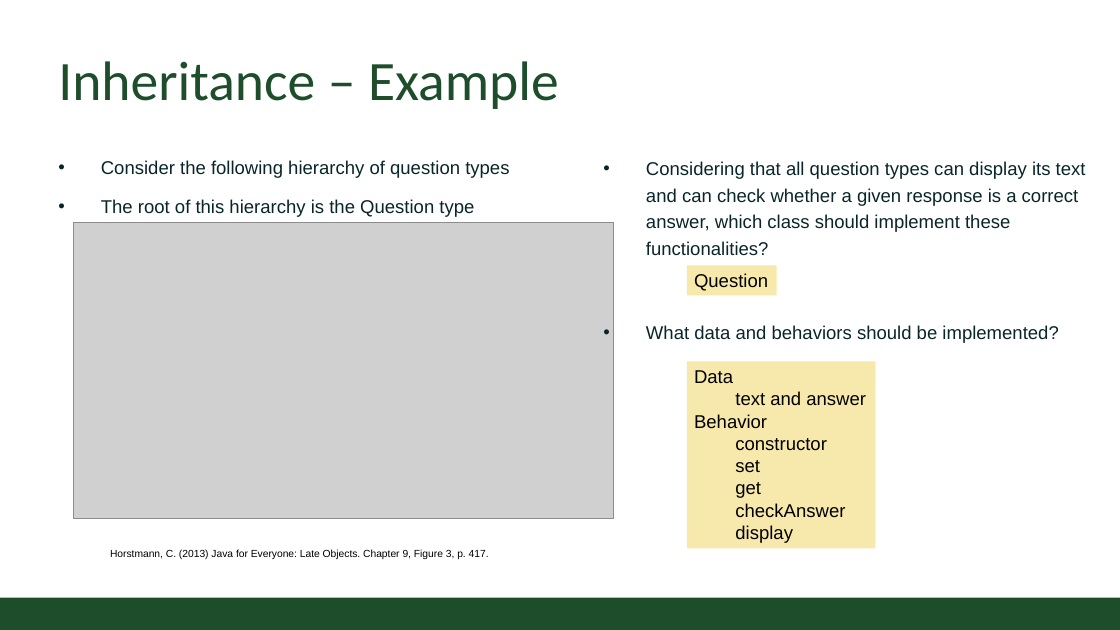
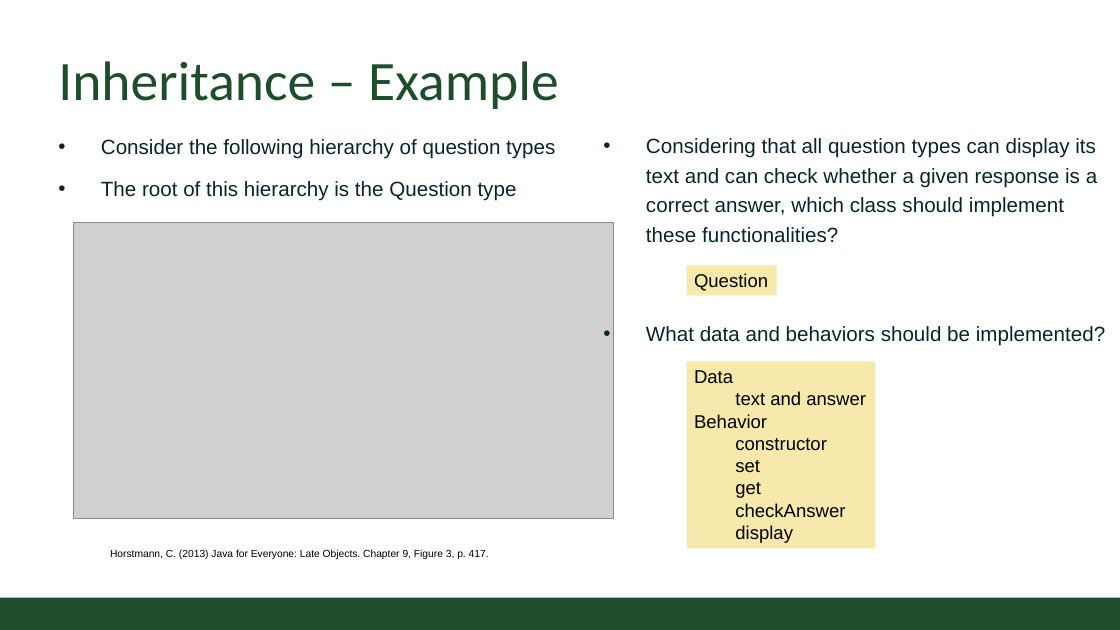
Before and after one commit to CSU-CompSci-CS163-4/Handouts, a slide deck: slide 5 of slides/On-Campus/07_03_Inheritance.pptx. Drawn at 1120x630 pixels with LibreOffice and Linux fonts; fonts in the diff are those of the drawing; grey boxes stand for pictures; background and template pictures are left out. Boxes give left, top, right and bottom in pixels: in the first picture for what was removed or moved away, otherwise in the second. Text is boxed around its words. In the diff, an @@ line names an element or a change of style, - is before the commit and + after.

Commit message:
Inheritance lecture update

```diff
--- a/slides/On-Campus/07_03_Inheritance.pptx
+++ b/slides/On-Campus/07_03_Inheritance.pptx
@@ text "Consider the following hierarchy of ...": place and size @@
-text "Consider the following hierarchy of ..." at [101,160,509,217]
+text "Consider the following hierarchy of ..." at [101,139,555,201]
@@ size 18 to 20 pt in 3 elements at [646,326,1105,346], [101,139,555,201], [646,138,1097,243] @@
@@ text "Considering that all question types ...": place and size @@
-text "Considering that all question types ..." at [646,161,1086,256]
+text "Considering that all question types ..." at [646,138,1097,243]
```
Also in this commit, not shown: 9 other slides changed, 1 other file.
